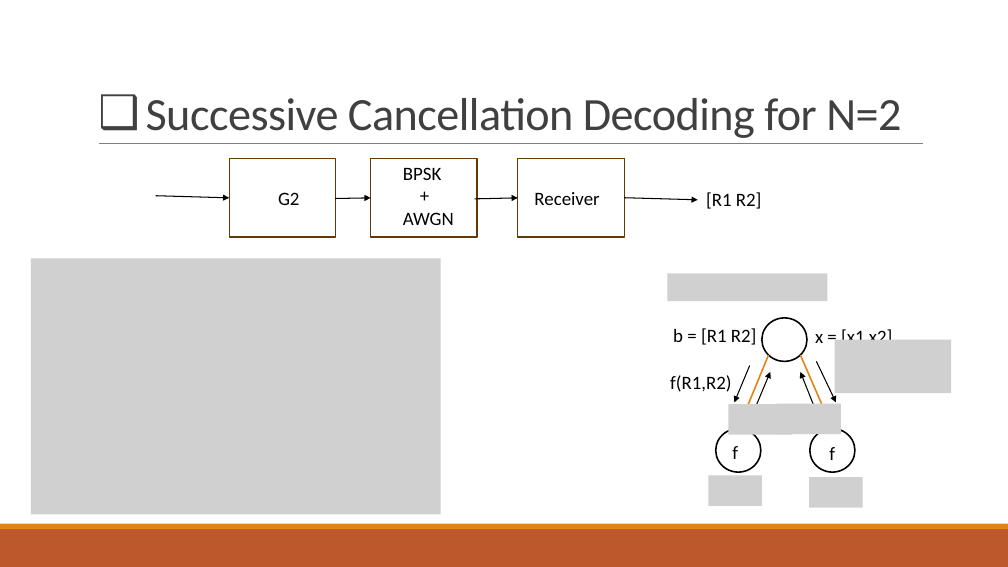
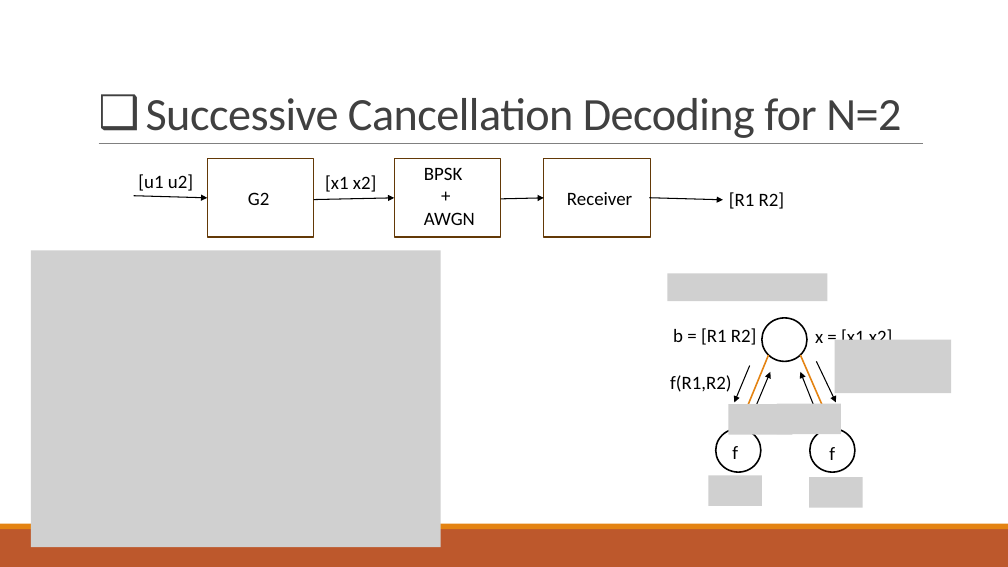
Before and after one commit to Jeet-Desai/Polar-Codes, a slide deck: slide 21 of Project_Presentation.pptx. Drawn at 1008x567 pixels with LibreOffice and Linux fonts; fonts in the diff are those of the drawing; grey boxes stand for pictures. Boxes give left, top, right and bottom in pixels: in the first picture for what was removed or moved away, otherwise in the second. Text is boxed around its words. In the diff, an @@ line names an element or a change of style, - is before the commit and + after.

```diff
--- a/Project_Presentation.pptx
+++ b/Project_Presentation.pptx
@@ text added at (138,174,193,191), 18 pt, text #000000 @@
+[u1 u2]
@@ rectangle: place and size @@
-rectangle at (229,159,336,237)
+rectangle at (207,159,314,237)
@@ text added at (325,175,377,192), 18 pt, text #000000 @@
+[x1 x2]
@@ text "BPSK": place and size @@
-text "BPSK" at (403,167,454,225)
+text "BPSK" at (424,167,475,225)
@@ arrow moved from (156, 196) - (229, 198) to (134, 196) - (207, 198) @@
@@ text "G2": place and size @@
-text "G2" at (278,192,299,205)
+text "G2" at (248,192,269,205)
@@ arrow moved from (335, 199) - (371, 198) to (314, 200) - (395, 198) @@
@@ 2 rectangles, 2 arrows: place and size @@
-2 rectangles, 2 arrows at (371,159,698,237)
+2 rectangles, 2 arrows at (395,159,723,237)
@@ text "Receiver": place and size @@
-text "Receiver" at (534,192,599,205)
+text "Receiver" at (567,192,632,205)
@@ text "[R1 R2]": place and size @@
-text "[R1 R2]" at (706,192,762,209)
+text "[R1 R2]" at (729,192,785,209)
@@ picture: place and size @@
-picture at (31,259,441,515)
+picture at (31,250,441,547)
```
Also in this commit, not shown: 3 other slides changed, 3 slides added, 2 slides removed.
